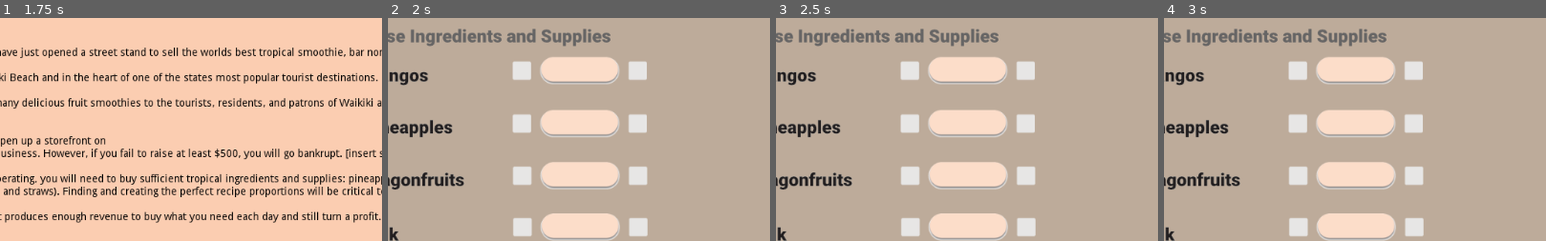
Above: before the commit, frames 1-4 (left to right).
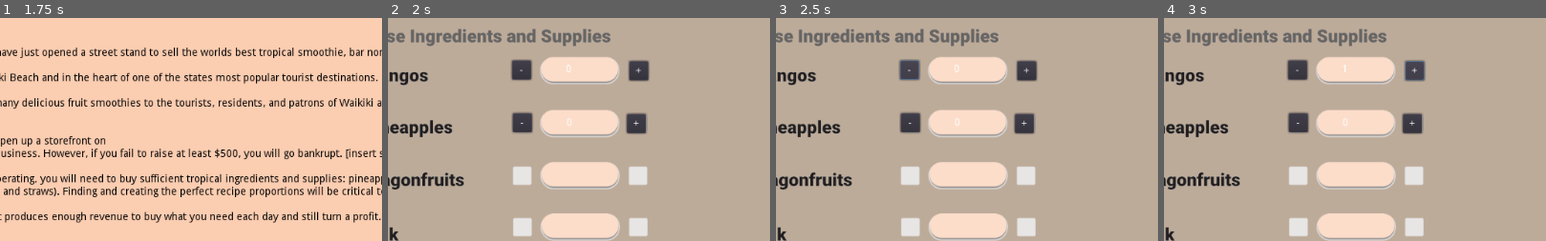
Above: after the commit, the same moments.

Repository: thepriscillawang/SMOOthies
Game: Godot game, scene res://Scenes/Main.tscn
Two runs of this game, one before a commit and one after it. Both use one fixed random seed, a clock stepped at 60 frames per second and the inputs below. Sound files missing from this copy of the repository are replaced by a short silence.
Inputs (mouse positions are % of the whole screen's width and height, from its top left):
- Up to frame 1 (1.75 s): click (50, 79) at 0.5 s; click (50, 85) at 1.25 s
- Up to frame 2 (2 s): no input
- Up to frame 3 (2.5 s): click (57, 12) at 2 s, where only the run after the commit has a clickable "-"
- Up to frame 4 (3 s): click (72, 12) at 2.75 s, where only the run after the commit has a clickable "+"
The pictures show only the part of the screen within x 39-89%, y 0-50%; the shares and areas given below are measured in that part.

Frame 1 is identical in both runs. In frame 2, 2.2% of the frame differs, in the area x 32-69%, y 18-53%; in frame 3, 2.2%; in frame 4, 2.2%.

Commit message:
added pineapple and mango ingredient buttons

Diff:
--- a/src/SMOOthies/Scenes/Global.gd
+++ b/src/SMOOthies/Scenes/Global.gd
@@ -5,6 +5,4 @@
 var curr_money = 100.00
 
 var curr_mango = 0
-var curr_strawberry = 0
 var curr_pineapple = 0
-var curr_spinach = 0
--- a/src/SMOOthies/Scenes/Ingredients.gd
+++ b/src/SMOOthies/Scenes/Ingredients.gd
@@ -1,6 +1,15 @@
 extends Node2D
 
+func _update_ingredient_label(ingredient):
+	if (ingredient == "mango"):
+		$IngredientsPurchase/CurrMangoLabel.text = str(Global.curr_mango)
+	elif(ingredient ==  "pineapple"):
+		$IngredientsPurchase/CurrPineappleLabel.text = str(Global.curr_pineapple)
+#	elif(ingredient == "dragonfruit"):
+
 func _ready():
+	_update_ingredient_label("mango")
+	_update_ingredient_label("pineapple")
 	print("Hello, ingredients!")
 
 func _load_Ingredients():
@@ -12,10 +21,33 @@
 	_play_sound()
 
 func _play_sound():
-	$IngredientsMusic.stream = load("res://Sounds/softbutton.wav")
+	$IngredientsMusic.stream = load("res://sounds/startsound.wav")
 	$IngredientsMusic.connect("finished", self, "_load_Main_scene")
 	$IngredientsMusic.play()
 
 func _load_Main_scene():
 #	get_tree().change_scene("res://Main.tscn")
 	SceneLoader._change_scene("Main")
+
+#MANGO AREA
+func _on_SubMangos_pressed():
+	if (Global.curr_mango > 0 ):
+		Global.curr_mango = Global.curr_mango -1
+	_update_ingredient_label("mango")
+	print("- Mango pressed. Total Mango: ",  Global.curr_mango)
+
+func _on_AddMangos_pressed():
+	Global.curr_mango = Global.curr_mango + 1
+	_update_ingredient_label("mango")
+	print("+ Mango pressed. Total Mango: ",  Global.curr_mango)
+
+func _on_SubPineapple_pressed():
+	if (Global.curr_pineapple > 0 ):
+		Global.curr_pineapple = Global.curr_pineapple -1
+	_update_ingredient_label("pineapple")
+	print("- Pineapple pressed. Total Pineapple: ",  Global.curr_pineapple)
+
+func _on_AddPineapple_pressed():
+	Global.curr_pineapple = Global.curr_pineapple + 1
+	_update_ingredient_label("pineapple")
+	print("+ Pineapple pressed. Total Pineapple: ",  Global.curr_pineapple)
--- a/src/SMOOthies/Scenes/Ingredients.tscn
+++ b/src/SMOOthies/Scenes/Ingredients.tscn
@@ -1,4 +1,3 @@
-
 [gd_scene load_steps=6 format=2]
 
 [ext_resource path="res://images/Smoothie_purchase_page_RR.png" type="Texture" id=1]
@@ -7,8 +6,7 @@
 [ext_resource path="res://images/button_buy.png" type="Texture" id=4]
 [ext_resource path="res://images/button_buy_hover.png" type="Texture" id=5]
 
-
-[node name="IngredientsPage" type="Node2D"]
+[node name="Ingredients" type="Node2D"]
 script = ExtResource( 2 )
 __meta__ = {
 "_edit_vertical_guides_": [ 512.0 ]
@@ -18,6 +16,46 @@
 margin_right = 40.0
 margin_bottom = 40.0
 texture = ExtResource( 1 )
+
+[node name="SubMangos" type="Button" parent="IngredientsPurchase"]
+margin_left = 568.0
+margin_top = 57.0
+margin_right = 594.0
+margin_bottom = 83.0
+text = "-"
+
+[node name="AddMangos" type="Button" parent="IngredientsPurchase"]
+margin_left = 725.0
+margin_top = 58.0
+margin_right = 751.0
+margin_bottom = 84.0
+text = "+"
+
+[node name="CurrMangoLabel" type="Label" parent="IngredientsPurchase"]
+margin_left = 640.0
+margin_top = 62.0
+margin_right = 680.0
+margin_bottom = 76.0
+
+[node name="SubPineapple" type="Button" parent="IngredientsPurchase"]
+margin_left = 569.0
+margin_top = 128.0
+margin_right = 595.0
+margin_bottom = 154.0
+text = "-"
+
+[node name="AddPineapple" type="Button" parent="IngredientsPurchase"]
+margin_left = 722.0
+margin_top = 129.0
+margin_right = 748.0
+margin_bottom = 155.0
+text = "+"
+
+[node name="CurrPineappleLabel" type="Label" parent="IngredientsPurchase"]
+margin_left = 641.0
+margin_top = 134.0
+margin_right = 681.0
+margin_bottom = 148.0
 
 [node name="IngredientsMusic" type="AudioStreamPlayer" parent="."]
 
@@ -30,4 +68,8 @@
 texture_pressed = ExtResource( 3 )
 texture_hover = ExtResource( 5 )
 
+[connection signal="pressed" from="IngredientsPurchase/SubMangos" to="." method="_on_SubMangos_pressed"]
+[connection signal="pressed" from="IngredientsPurchase/AddMangos" to="." method="_on_AddMangos_pressed"]
+[connection signal="pressed" from="IngredientsPurchase/SubPineapple" to="." method="_on_SubPineapple_pressed"]
+[connection signal="pressed" from="IngredientsPurchase/AddPineapple" to="." method="_on_AddPineapple_pressed"]
 [connection signal="pressed" from="ConfirmPurchase" to="." method="_on_ConfirmPurchase_pressed"]
